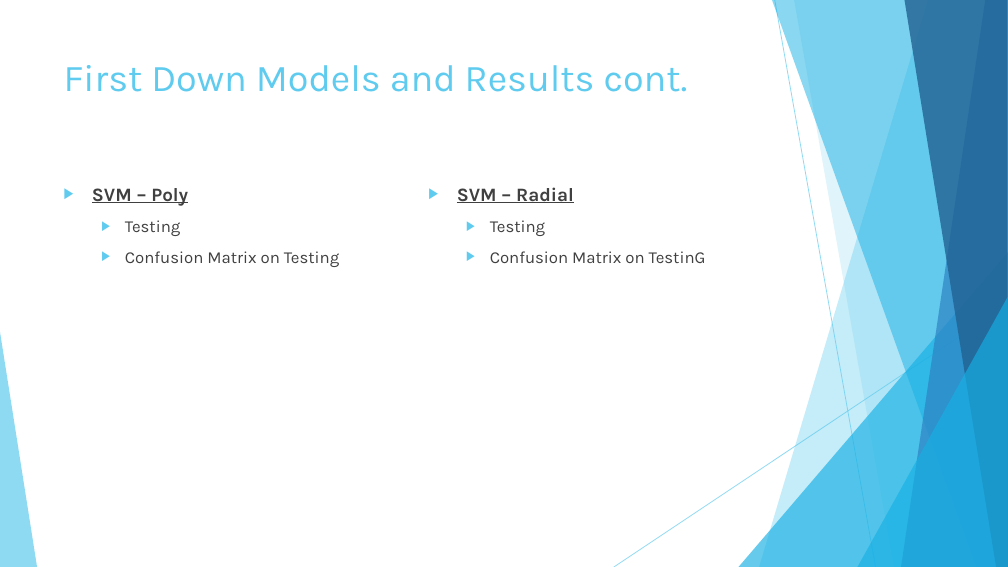
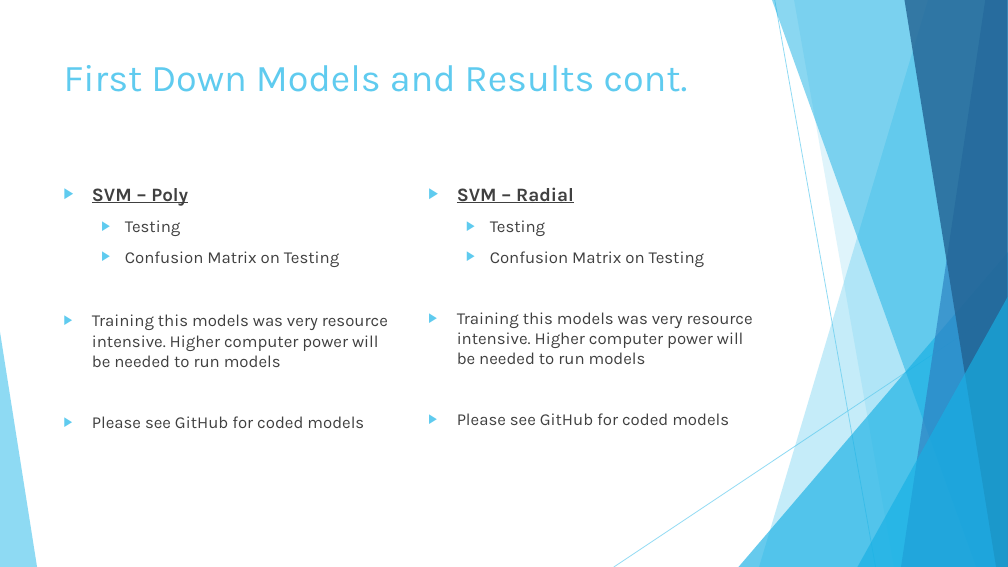
Before and after one commit to bowes-chris/footballplaycaller, a slide deck: slide 8 of Coaching Aid Presentation.pptx (slide 10 before the commit). Drawn at 1008x567 pixels with LibreOffice and Linux fonts; fonts in the diff are those of the drawing. Boxes give left, top, right and bottom in pixels: in the first picture for what was removed or moved away, otherwise in the second. Text is boxed around its words. In the diff, an @@ line names an element or a change of style, - is before the commit and + after.

```diff
--- a/Coaching Aid Presentation.pptx
+++ b/Coaching Aid Presentation.pptx
@@ text at (457,251,753,425): text changed @@
-  ▶ Confusion Matrix on TestinG
+  ▶ Confusion Matrix on Testing
+  ▶ Training this models was very resource intensive. Higher computer power will be needed to run models
+  ▶ Please see GitHub for coded models
@@ text at (92,314,388,428): paragraphs added @@
+  ▶ Training this models was very resource intensive. Higher computer power will be needed to run models
+  ▶ Please see GitHub for coded models
```
Also in this commit, not shown: 21 other slides changed, 2 slides added.
